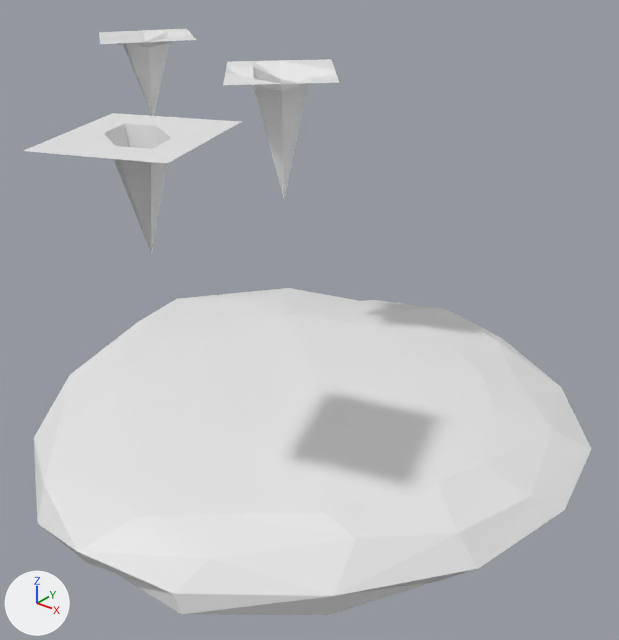
Renders of the Blender file models/Dania/мише.blend from each side of a commit.
Before and after are seen from a camera (50 mm lens) standing at (8.99, -11.05, 15.34) and looking at (-0.36, 0.63, 8.1). Lighting does not change. The marker at lower left points along +X, +Y and +Z.

Names of what the first picture shows: 'Плоскость', 'Плоскость.002', 'Плоскость.003', 'Плоскость.004'.
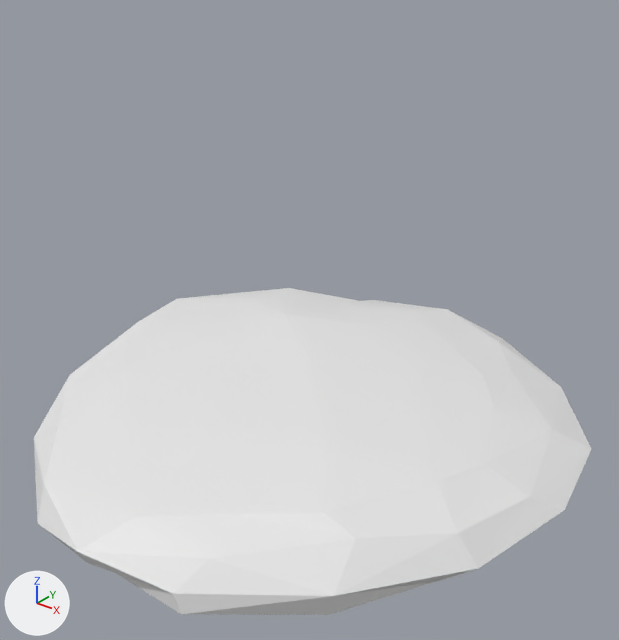
Changed parts and their boxes (x1, y1, x2, y2) in the pictures (619 x 640 px):
'Плоскость.003', hidden
    before: (23, 113, 240, 254)
'Плоскость.002', hidden
    before: (223, 59, 339, 198)
'Плоскость', hidden
    before: (99, 29, 196, 116)

The edits, one by one:
Object 'Плоскость' (ob_плоскость) moves from (-6.17, 2.13, 12.72) to (-19.28, 15.19, 12.75).
Object 'Плоскость' (ob_плоскость) is now hidden.
Object 'Плоскость.002' (ob_плоскость_002) moves from (-1.45, 1.15, 12.59) to (-14.56, 14.21, 12.62).
Object 'Плоскость.002' (ob_плоскость_002) is now hidden.
Object 'Плоскость.003' (ob_плоскость_003) moves from (0.52, -3.97, 12.7) to (-12.59, 9.09, 12.72).
Object 'Плоскость.003' (ob_плоскость_003) is now hidden.
